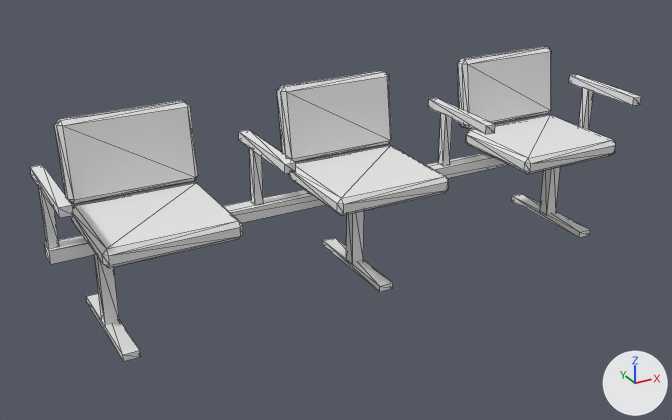
An edit to the glTF model game/assets/interior/seat_row.glb, drawn before and after from the same camera.
Camera for both pictures: a 50 mm lens placed at (-2.02, -3.45, 2.06), pointed at (-0.12, 0.0, 0.33). Lighting does not change. The marker at lower right points along +X, +Y and +Z. The picture after the commit comes second. Mesh edges are drawn as thin lines. Where no turn or scale is listed for an object, it has been applied to the vertices. Vertices at exactly the same position are counted once.

The older version as bpy lines, for what is in view:
```python
me_seat_beam = bpy.data.meshes.new('Seat_Beam')
me_seat_beam.from_pydata(...)  # 288 vertices, 480 faces; spans x -1.42..1.42, y -0.32..0.3, z 0.0..0.88
me_seat_beam.materials.append(mat_tp_atlas_1a_d)  # white #e7e7e7
ob_seatrow_body = bpy.data.objects.new('SeatRow_Body', me_seat_beam)
ob_seatrow_body.location = (0.0, 0.0, 0.0)
```
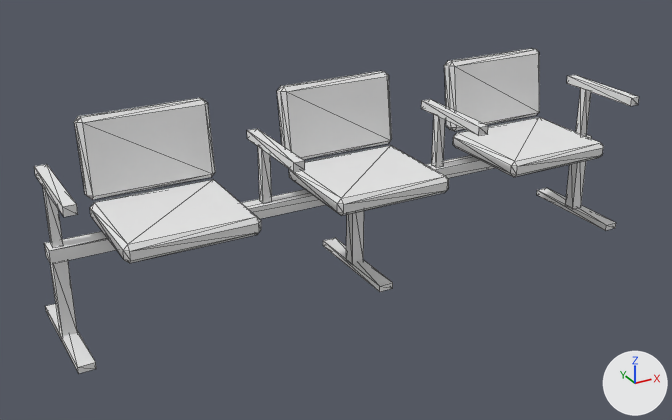
Where the change shows, as pixel boxes [x1, y1, x2, y2] in the pictures (672 x 420 px; the box of a moved part takes in the faces that stretch with it):
'SeatRow_Body', reshaped: before [30, 47, 641, 361]; after [34, 49, 639, 373]
part 1 of me_seat_beam, moved or reshaped: before [94, 255, 120, 325]; after [50, 261, 77, 336]
part 2 of me_seat_beam, moved or reshaped: before [86, 293, 141, 361]; after [45, 304, 96, 373]
part 3 of me_seat_beam, moved or reshaped: before [540, 167, 560, 214]; after [565, 161, 586, 208]
part 4 of me_seat_beam, moved or reshaped: before [512, 194, 590, 238]; after [537, 188, 616, 231]
part 5 of me_seat_beam, moved or reshaped: before [71, 183, 243, 268]; after [90, 180, 261, 263]
part 6 of me_seat_beam, moved or reshaped: before [54, 101, 198, 203]; after [74, 98, 215, 200]
part 7 of me_seat_beam, moved or reshaped: before [466, 115, 616, 174]; after [453, 117, 603, 177]
part 8 of me_seat_beam, moved or reshaped: before [458, 47, 551, 129]; after [444, 49, 539, 131]
part 9 of me_seat_beam, moved or reshaped: before [39, 188, 59, 248]; after [43, 188, 63, 248]
part 10 of me_seat_beam, moved or reshaped: before [30, 165, 74, 218]; after [34, 164, 78, 217]
part 11 of me_seat_beam, moved or reshaped: before [249, 148, 263, 205]; after [258, 147, 272, 204]
part 12 of me_seat_beam, moved or reshaped: before [239, 130, 296, 174]; after [247, 129, 305, 172]
part 13 of me_seat_beam, moved or reshaped: before [438, 114, 452, 166]; after [432, 115, 445, 167]
part 14 of me_seat_beam, moved or reshaped: before [428, 98, 495, 134]; after [421, 99, 488, 136]

The change, as a list of edits to the scene's bpy script:
```text
Change me_seat_beam:
    where me_seat_beam.from_pydata(...)  # 288 vertices, 480 faces; spans x -1.42..1.42, y -0.32..0.3, z 0.0..0.88
    used by ob_seatrow_body; location = (0.0, 0.0, 0.0)
    me_seat_beam part 1: the loose piece of 8 vertices spanning x -1.23..-1.17, y 0.01..0.07, z 0.02..0.37 is moved by (-0.18, 0.0, 0.0)
    me_seat_beam part 2: the loose piece of 8 vertices spanning x -1.24..-1.16, y -0.25..0.3, z 0.0..0.03 is moved by (-0.18, 0.0, 0.0)
    me_seat_beam part 3: the loose piece of 8 vertices spanning x 1.17..1.23, y 0.01..0.07, z 0.02..0.37 is moved by (0.18, 0.0, 0.0)
    me_seat_beam part 4: the loose piece of 8 vertices spanning x 1.16..1.24, y -0.25..0.3, z 0.0..0.03 is moved by (0.18, 0.0, 0.0)
    me_seat_beam part 5: the loose piece of 24 vertices spanning x -1.28..-0.72, y -0.32..0.18, z 0.45..0.53 is moved by (0.08, 0.0, 0.0)
    me_seat_beam part 6: the loose piece of 24 vertices spanning x -1.28..-0.72, y 0.16..0.29, z 0.53..0.88 is moved by (0.08, 0.0, 0.0)
    me_seat_beam part 7: the loose piece of 24 vertices spanning x 0.72..1.28, y -0.32..0.18, z 0.45..0.53 is moved by (-0.08, 0.0, 0.0)
    me_seat_beam part 8: the loose piece of 24 vertices spanning x 0.72..1.28, y 0.16..0.29, z 0.53..0.88 is moved by (-0.08, 0.0, 0.0)
    me_seat_beam part 9: the loose piece of 8 vertices spanning x -1.41..-1.38, y 0.02..0.06, z 0.43..0.69 is moved by (0.01, 0.0, 0.0)
    me_seat_beam part 10: the loose piece of 8 vertices spanning x -1.42..-1.37, y -0.3..0.16, z 0.69..0.73 is moved by (0.01, 0.0, 0.0)
    me_seat_beam part 11: the loose piece of 8 vertices spanning x -0.52..-0.48, y 0.02..0.06, z 0.43..0.69 is moved by (0.04, 0.0, 0.0)
    me_seat_beam part 12: the loose piece of 8 vertices spanning x -0.52..-0.48, y -0.3..0.16, z 0.69..0.73 is moved by (0.04, 0.0, 0.0)
    me_seat_beam part 13: the loose piece of 8 vertices spanning x 0.48..0.52, y 0.02..0.06, z 0.43..0.69 is moved by (-0.04, 0.0, 0.0)
    me_seat_beam part 14: the loose piece of 8 vertices spanning x 0.48..0.52, y -0.3..0.16, z 0.69..0.73 is moved by (-0.04, 0.0, 0.0)
```
